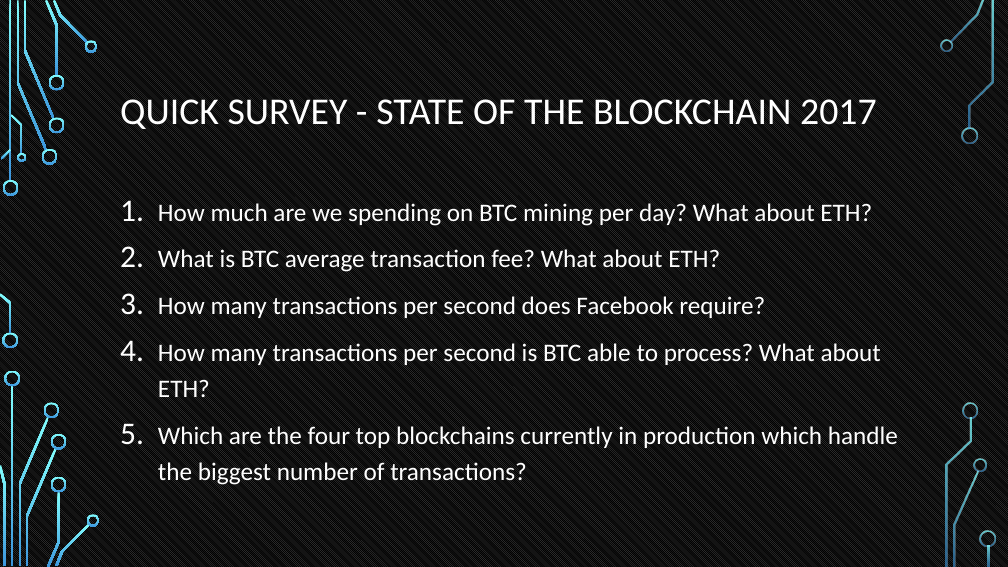
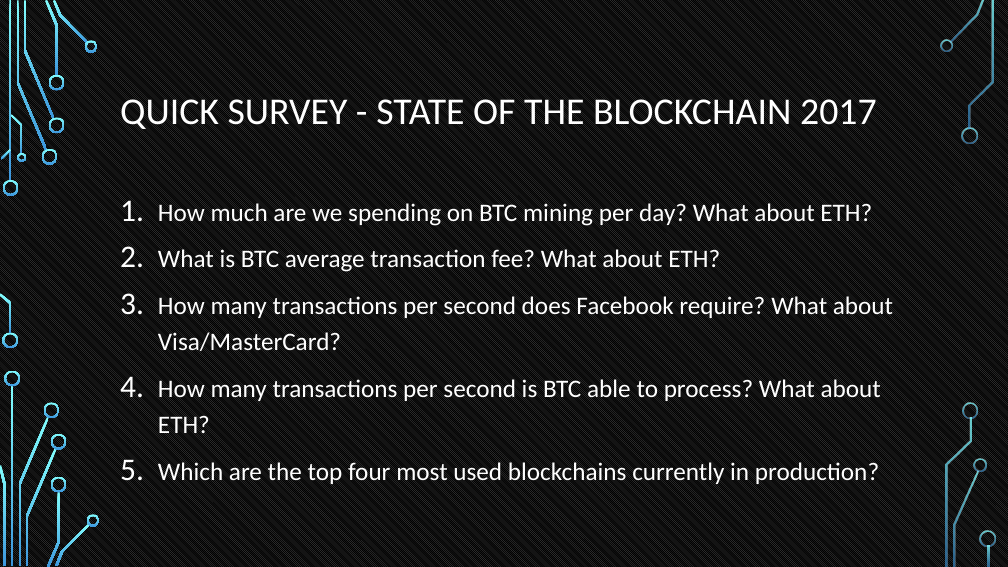
Before and after one commit to tokenika/tokenika.github.io, a slide deck: slide 6 of WarsawBlock.pptx. Drawn at 1008x567 pixels with LibreOffice and Linux fonts; fonts in the diff are those of the drawing; background and template pictures are left out. Boxes give left, top, right and bottom in pixels: in the first picture for what was removed or moved away, otherwise in the second. Text is boxed around its words. In the diff, an @@ line names an element or a change of style, - is before the commit and + after.

```diff
--- a/WarsawBlock.pptx
+++ b/WarsawBlock.pptx
@@ text at <box>158,296,893,351</box>: text changed @@
-3. How many transactions per second does Facebook require?
+3. How many transactions per second does Facebook require? What about Visa/MasterCard?
@@ text at <box>158,462,879,484</box>: text changed @@
-5. Which are the four top blockchains currently in production which handle the biggest number of transactions?
+5. Which are the top four most used blockchains currently in production?
```
Also in this commit, not shown: 9 other slides changed, 1 other file.
